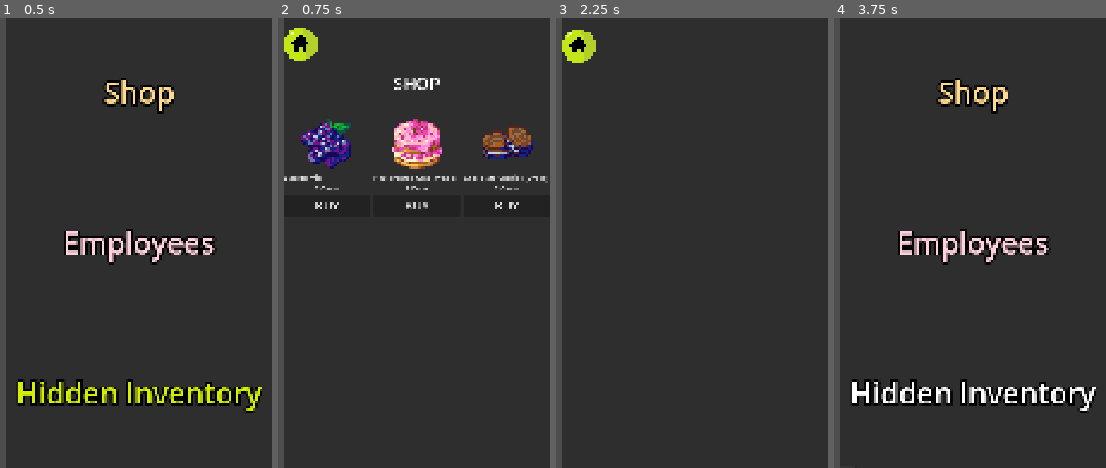
Above: before the commit, frames 1-4 (left to right).
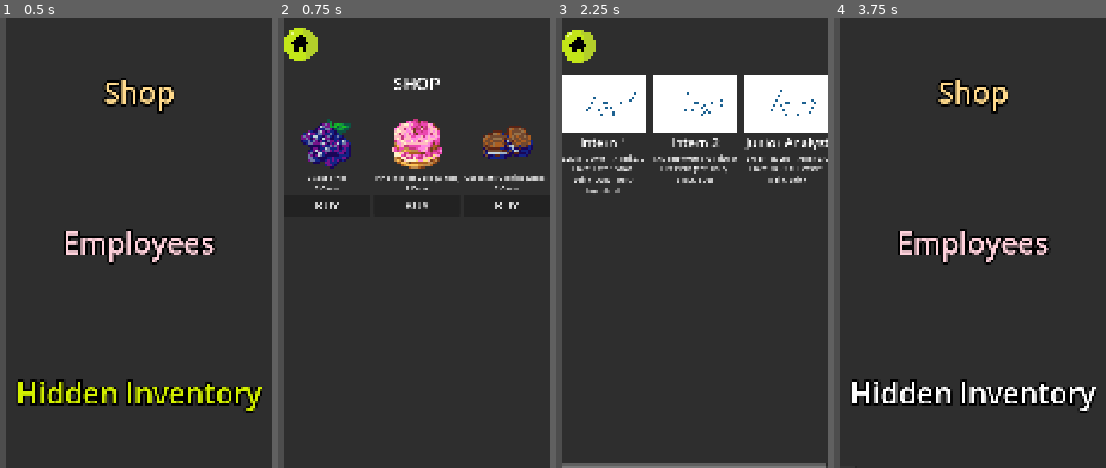
Above: after the commit, the same moments.

Repository: terebigeemu/usydjam
Game: Godot game, scene res://scenes/UI.tscn
Two runs of this game, one before a commit and one after it. Both use one fixed random seed, a clock stepped at 60 frames per second and the inputs below.
Inputs (mouse positions are in pixels of both pictures, inside the frame that each line leads up to):
- Up to frame 1 (0.5 s): no input
- Up to frame 2 (0.75 s): click "Shop" at 0.5 s
- Up to frame 3 (2.25 s): click (577, 45) at 1.25 s; click "Employees" at 2 s
- Up to frame 4 (3.75 s): click (855, 45) at 2.75 s; click "Hidden Inventory" at 3.5 s

Frame 1 is identical in both runs. In frame 2, 0.7% of the frame differs, in the area x 2-100%, y 34-37%; in frame 3, 15%, in the area x 2-100%, y 12-100%; in frame 4, nothing differs.

Commit message:
Employee Page works, needs connection

Diff:
--- /dev/null
+++ b/Data/EmployeeTable.csv
@@ -0,0 +1,20 @@
+NPC,Level,Affinity,Can promote you,Can Remove you,Percentage,Preferences,SeenStatus
+Intern 1,Employee,0,FALSE,FALSE,0.2,4,TRUE
+Intern 2,Employee,0,FALSE,FALSE,0.2,4,TRUE
+Intern 3 (CEOs son),Employee,0,TRUE,FALSE,0.2,4,FALSE
+Junior Analyst,Employee,0,FALSE,FALSE,0.2,4,TRUE
+Senior Analyst,Employee,0,TRUE,TRUE,0.2,4,FALSE
+Senior Analyst,Team Leader,0,FALSE,FALSE,0.1667,4,FALSE
+Lead Analyst,Team Leader,0,TRUE,TRUE,0.1667,3,FALSE
+Lead Marketing,Team Leader,0,FALSE,FALSE,0.1667,3,FALSE
+Lead Sales,Team Leader,0,FALSE,TRUE,0.1667,3,FALSE
+Lead Operations,Team Leader,0,FALSE,TRUE,0.1667,3,FALSE
+Lead Manager,Team Leader,0,TRUE,TRUE,0.1667,3,FALSE
+Lead Manager,Manager,0,FALSE,FALSE,0.25,3,FALSE
+Branch Manager,Manager,0,FALSE,TRUE,0.25,2,FALSE
+Region Manager,Manager,0,TRUE,TRUE,0.25,2,FALSE
+Head Manager,"Manager, C-Suite",0,TRUE,TRUE,0.25,2,FALSE
+COO,C-Suite,0,FALSE,TRUE,0.3,1,FALSE
+CTO,C-Suite,0,FALSE,TRUE,0.3,1,FALSE
+CFO,C-Suite,0,FALSE,TRUE,0.3,1,FALSE
+CEO,C-Suite,0,TRUE,TRUE,0.1,1,FALSE
--- /dev/null
+++ b/employees/branch_manager.tres
@@ -0,0 +1,14 @@
+[gd_resource type="Resource" script_class="EmployeeData" format=3 uid="uid://bfwkgol8vc5kq"]
+
+[ext_resource type="Texture2D" uid="uid://cd35v3u2u4t5x" path="res://assets/EmployeeTest.png" id="1_1q1ck"]
+[ext_resource type="Script" uid="uid://bjohfio4ovnil" path="res://scripts/employee_data.gd" id="2_u8n0v"]
+
+[resource]
+script = ExtResource("2_u8n0v")
+title = "Branch Manager"
+level = "Manager"
+death = true
+encounter = 0.25
+preferencecount = 2
+preferences = "Snack, Fruit"
+icon = ExtResource("1_1q1ck")
--- /dev/null
+++ b/employees/ceo.tres
@@ -0,0 +1,15 @@
+[gd_resource type="Resource" script_class="EmployeeData" format=3 uid="uid://b1aju2x1cjbi0"]
+
+[ext_resource type="Texture2D" uid="uid://cd35v3u2u4t5x" path="res://assets/EmployeeTest.png" id="1_7ksum"]
+[ext_resource type="Script" uid="uid://bjohfio4ovnil" path="res://scripts/employee_data.gd" id="2_v2nip"]
+
+[resource]
+script = ExtResource("2_v2nip")
+title = "CEO"
+level = "C-Suite"
+promotion = true
+death = true
+encounter = 0.1
+preferencecount = 1
+preferences = "Mild Sweet"
+icon = ExtResource("1_7ksum")
--- /dev/null
+++ b/employees/cfo.tres
@@ -0,0 +1,14 @@
+[gd_resource type="Resource" script_class="EmployeeData" format=3 uid="uid://dsatpgvwrpstg"]
+
+[ext_resource type="Texture2D" uid="uid://cd35v3u2u4t5x" path="res://assets/EmployeeTest.png" id="1_ihw3f"]
+[ext_resource type="Script" uid="uid://bjohfio4ovnil" path="res://scripts/employee_data.gd" id="2_8umd4"]
+
+[resource]
+script = ExtResource("2_8umd4")
+title = "CFO"
+level = "C-Suite"
+death = true
+encounter = 0.3
+preferencecount = 1
+preferences = "Sweet"
+icon = ExtResource("1_ihw3f")
--- /dev/null
+++ b/employees/coo.tres
@@ -0,0 +1,14 @@
+[gd_resource type="Resource" script_class="EmployeeData" format=3 uid="uid://44ks8r5k3qrk"]
+
+[ext_resource type="Texture2D" uid="uid://cd35v3u2u4t5x" path="res://assets/EmployeeTest.png" id="1_wuyy6"]
+[ext_resource type="Script" uid="uid://bjohfio4ovnil" path="res://scripts/employee_data.gd" id="2_egwey"]
+
+[resource]
+script = ExtResource("2_egwey")
+title = "COO"
+level = "C-Suite"
+death = true
+encounter = 0.3
+preferencecount = 1
+preferences = "Earthy"
+icon = ExtResource("1_wuyy6")
--- /dev/null
+++ b/employees/cto.tres
@@ -0,0 +1,14 @@
+[gd_resource type="Resource" script_class="EmployeeData" format=3 uid="uid://d0g2unnb2qxgn"]
+
+[ext_resource type="Texture2D" uid="uid://cd35v3u2u4t5x" path="res://assets/EmployeeTest.png" id="1_pp3im"]
+[ext_resource type="Script" uid="uid://bjohfio4ovnil" path="res://scripts/employee_data.gd" id="2_4wrky"]
+
+[resource]
+script = ExtResource("2_4wrky")
+title = "CTO"
+level = "C-Suite"
+death = true
+encounter = 0.3
+preferencecount = 1
+preferences = "Earthy"
+icon = ExtResource("1_pp3im")
--- /dev/null
+++ b/employees/head_manager.tres
@@ -0,0 +1,15 @@
+[gd_resource type="Resource" script_class="EmployeeData" format=3 uid="uid://cw4wuft2vagwh"]
+
+[ext_resource type="Texture2D" uid="uid://cd35v3u2u4t5x" path="res://assets/EmployeeTest.png" id="1_tm0pg"]
+[ext_resource type="Script" uid="uid://bjohfio4ovnil" path="res://scripts/employee_data.gd" id="2_yyqhm"]
+
+[resource]
+script = ExtResource("2_yyqhm")
+title = "Head Manager"
+level = "Manager, C-Suite"
+promotion = true
+death = true
+encounter = 0.25
+preferencecount = 2
+preferences = "Carbs, Pungent"
+icon = ExtResource("1_tm0pg")
--- /dev/null
+++ b/employees/intern_1.tres
@@ -0,0 +1,14 @@
+[gd_resource type="Resource" script_class="EmployeeData" format=3 uid="uid://d1gtdfl0vsfs"]
+
+[ext_resource type="Texture2D" uid="uid://cd35v3u2u4t5x" path="res://assets/EmployeeTest.png" id="1_82wfc"]
+[ext_resource type="Script" uid="uid://bjohfio4ovnil" path="res://scripts/employee_data.gd" id="2_4yxyu"]
+
+[resource]
+script = ExtResource("2_4yxyu")
+title = "Intern 1"
+level = "Employee"
+encounter = 0.2
+preferencecount = 4
+seenstatus = true
+preferences = "Bitter, Salad, Drink, Condiment/Ingredient"
+icon = ExtResource("1_82wfc")
--- /dev/null
+++ b/employees/intern_2.tres
@@ -0,0 +1,14 @@
+[gd_resource type="Resource" script_class="EmployeeData" format=3 uid="uid://brwhh1b7ebon7"]
+
+[ext_resource type="Texture2D" uid="uid://cd35v3u2u4t5x" path="res://assets/EmployeeTest.png" id="1_1eboh"]
+[ext_resource type="Script" uid="uid://bjohfio4ovnil" path="res://scripts/employee_data.gd" id="2_ptub2"]
+
+[resource]
+script = ExtResource("2_ptub2")
+title = "Intern 2"
+level = "Employee"
+encounter = 0.2
+preferencecount = 4
+seenstatus = true
+preferences = "Pungent, Dairy, Snack, Sour"
+icon = ExtResource("1_1eboh")
--- /dev/null
+++ b/employees/intern_3_(ceos_son).tres
@@ -0,0 +1,14 @@
+[gd_resource type="Resource" script_class="EmployeeData" format=3 uid="uid://cjh6fnmfqyngp"]
+
+[ext_resource type="Texture2D" uid="uid://cd35v3u2u4t5x" path="res://assets/EmployeeTest.png" id="1_admxj"]
+[ext_resource type="Script" uid="uid://bjohfio4ovnil" path="res://scripts/employee_data.gd" id="2_8fs4c"]
+
+[resource]
+script = ExtResource("2_8fs4c")
+title = "Intern 3 (CEOs son)"
+level = "Employee"
+promotion = true
+encounter = 0.2
+preferencecount = 4
+preferences = "Condiment/Ingredient, Neutral, Snack, Vegetable"
+icon = ExtResource("1_admxj")
--- /dev/null
+++ b/employees/junior_analyst.tres
@@ -0,0 +1,14 @@
+[gd_resource type="Resource" script_class="EmployeeData" format=3 uid="uid://b2bqimmhcfdxc"]
+
+[ext_resource type="Texture2D" uid="uid://cd35v3u2u4t5x" path="res://assets/EmployeeTest.png" id="1_nldgu"]
+[ext_resource type="Script" uid="uid://bjohfio4ovnil" path="res://scripts/employee_data.gd" id="2_8jfpr"]
+
+[resource]
+script = ExtResource("2_8jfpr")
+title = "Junior Analyst"
+level = "Employee"
+encounter = 0.2
+preferencecount = 4
+seenstatus = true
+preferences = "Neutral, Dessert, Dairy, Spicy"
+icon = ExtResource("1_nldgu")
--- /dev/null
+++ b/employees/lead_analyst.tres
@@ -0,0 +1,15 @@
+[gd_resource type="Resource" script_class="EmployeeData" format=3 uid="uid://djm62oml4autc"]
+
+[ext_resource type="Texture2D" uid="uid://cd35v3u2u4t5x" path="res://assets/EmployeeTest.png" id="1_6sfdf"]
+[ext_resource type="Script" uid="uid://bjohfio4ovnil" path="res://scripts/employee_data.gd" id="2_py2u6"]
+
+[resource]
+script = ExtResource("2_py2u6")
+title = "Lead Analyst"
+level = "Team Leader"
+promotion = true
+death = true
+encounter = 0.1667
+preferencecount = 3
+preferences = "Spicy, Sour, Minty"
+icon = ExtResource("1_6sfdf")
--- /dev/null
+++ b/employees/lead_manager.tres
@@ -0,0 +1,13 @@
+[gd_resource type="Resource" script_class="EmployeeData" format=3 uid="uid://1pdhnqfi2t4y"]
+
+[ext_resource type="Texture2D" uid="uid://cd35v3u2u4t5x" path="res://assets/EmployeeTest.png" id="1_a3w1n"]
+[ext_resource type="Script" uid="uid://bjohfio4ovnil" path="res://scripts/employee_data.gd" id="2_en0ft"]
+
+[resource]
+script = ExtResource("2_en0ft")
+title = "Lead Manager"
+level = "Manager"
+encounter = 0.25
+preferencecount = 3
+preferences = "Salad, Tangy, Creamy"
+icon = ExtResource("1_a3w1n")
--- /dev/null
+++ b/employees/lead_marketing.tres
@@ -0,0 +1,13 @@
+[gd_resource type="Resource" script_class="EmployeeData" format=3 uid="uid://c614puketydf3"]
+
+[ext_resource type="Texture2D" uid="uid://cd35v3u2u4t5x" path="res://assets/EmployeeTest.png" id="1_n7wh3"]
+[ext_resource type="Script" uid="uid://bjohfio4ovnil" path="res://scripts/employee_data.gd" id="2_lqo4y"]
+
+[resource]
+script = ExtResource("2_lqo4y")
+title = "Lead Marketing"
+level = "Team Leader"
+encounter = 0.1667
+preferencecount = 3
+preferences = "Dessert, Snack, Fruit"
+icon = ExtResource("1_n7wh3")
--- /dev/null
+++ b/employees/lead_operations.tres
@@ -0,0 +1,14 @@
+[gd_resource type="Resource" script_class="EmployeeData" format=3 uid="uid://bcdqh0mcbducn"]
+
+[ext_resource type="Texture2D" uid="uid://cd35v3u2u4t5x" path="res://assets/EmployeeTest.png" id="1_60ih8"]
+[ext_resource type="Script" uid="uid://bjohfio4ovnil" path="res://scripts/employee_data.gd" id="2_y1vhy"]
+
+[resource]
+script = ExtResource("2_y1vhy")
+title = "Lead Operations"
+level = "Team Leader"
+death = true
+encounter = 0.1667
+preferencecount = 3
+preferences = "Condiment/Ingredient, Earthy, Salad"
+icon = ExtResource("1_60ih8")
--- /dev/null
+++ b/employees/lead_sales.tres
@@ -0,0 +1,14 @@
+[gd_resource type="Resource" script_class="EmployeeData" format=3 uid="uid://cdx46rkyvencp"]
+
+[ext_resource type="Texture2D" uid="uid://cd35v3u2u4t5x" path="res://assets/EmployeeTest.png" id="1_m3pq4"]
+[ext_resource type="Script" uid="uid://bjohfio4ovnil" path="res://scripts/employee_data.gd" id="2_qgfv2"]
+
+[resource]
+script = ExtResource("2_qgfv2")
+title = "Lead Sales"
+level = "Team Leader"
+death = true
+encounter = 0.1667
+preferencecount = 3
+preferences = "Minty, Drink, Salty"
+icon = ExtResource("1_m3pq4")
--- /dev/null
+++ b/employees/region_manager.tres
@@ -0,0 +1,15 @@
+[gd_resource type="Resource" script_class="EmployeeData" format=3 uid="uid://d3vk7csauinks"]
+
+[ext_resource type="Texture2D" uid="uid://cd35v3u2u4t5x" path="res://assets/EmployeeTest.png" id="1_i80ep"]
+[ext_resource type="Script" uid="uid://bjohfio4ovnil" path="res://scripts/employee_data.gd" id="2_jfm8w"]
+
+[resource]
+script = ExtResource("2_jfm8w")
+title = "Region Manager"
+level = "Manager"
+promotion = true
+death = true
+encounter = 0.25
+preferencecount = 2
+preferences = "Vegetable, Savory"
+icon = ExtResource("1_i80ep")
--- /dev/null
+++ b/employees/senior_analyst.tres
@@ -0,0 +1,13 @@
+[gd_resource type="Resource" script_class="EmployeeData" format=3 uid="uid://d3qm2i7eus32j"]
+
+[ext_resource type="Texture2D" uid="uid://cd35v3u2u4t5x" path="res://assets/EmployeeTest.png" id="1_jynlj"]
+[ext_resource type="Script" uid="uid://bjohfio4ovnil" path="res://scripts/employee_data.gd" id="2_k5ir2"]
+
+[resource]
+script = ExtResource("2_k5ir2")
+title = "Senior Analyst"
+level = "Team Leader"
+encounter = 0.1667
+preferencecount = 4
+preferences = "Vegetable, Condiment/Ingredient, Pungent, Savory"
+icon = ExtResource("1_jynlj")
--- a/scenes/UI.tscn
+++ b/scenes/UI.tscn
@@ -4,6 +4,8 @@
 [ext_resource type="Script" uid="uid://bumd02qjvf6oq" path="res://scripts/shop_page.gd" id="2_5en4g"]
 [ext_resource type="Texture2D" uid="uid://daxeu2jb62n32" path="res://assets/HomeBtnSprite.png" id="2_ro3t7"]
 [ext_resource type="PackedScene" uid="uid://dxk7bln4rt0n5" path="res://scenes/shop_item_slot.tscn" id="3_ua6yw"]
+[ext_resource type="Script" uid="uid://wy22hl6qt8ns" path="res://scripts/employee_page.gd" id="5_75u2n"]
+[ext_resource type="PackedScene" uid="uid://bh8j711jxlgyh" path="res://scenes/employee_slot.tscn" id="6_3wlde"]
 
 [node name="UI" type="CanvasLayer" unique_id=1826785090]
 script = ExtResource("1_dj8aq")
@@ -24,7 +26,6 @@
 mouse_filter = 2
 
 [node name="MainMenu" type="VBoxContainer" parent="PanelContainer/MarginContainer" unique_id=176046976]
-visible = false
 layout_mode = 2
 mouse_filter = 2
 
@@ -105,6 +106,8 @@
 
 [node name="EmployeePage" type="VBoxContainer" parent="PanelContainer/MarginContainer" unique_id=1176839180]
 layout_mode = 2
+script = ExtResource("5_75u2n")
+employee_slot_scene = ExtResource("6_3wlde")
 
 [node name="TopBar" type="HBoxContainer" parent="PanelContainer/MarginContainer/EmployeePage" unique_id=1830381082]
 layout_mode = 2
@@ -124,4 +127,6 @@
 
 [node name="EGrid" type="GridContainer" parent="PanelContainer/MarginContainer/EmployeePage/EmployeeSection" unique_id=1907066367]
 layout_mode = 2
+theme_override_constants/h_separation = 20
+theme_override_constants/v_separation = 20
 columns = 6
--- /dev/null
+++ b/scenes/employee_slot.tscn
@@ -0,0 +1,26 @@
+[gd_scene format=3 uid="uid://bh8j711jxlgyh"]
+
+[ext_resource type="Script" uid="uid://bhma7pllcmtf7" path="res://scripts/employee_slot.gd" id="1_fqy7q"]
+
+[node name="EmployeeSlot" type="VBoxContainer" unique_id=1479440974]
+custom_minimum_size = Vector2(200, 300)
+offset_right = 200.0
+offset_bottom = 300.0
+script = ExtResource("1_fqy7q")
+
+[node name="IconRect" type="TextureRect" parent="." unique_id=1362136692]
+unique_name_in_owner = true
+layout_mode = 2
+
+[node name="TitleLabel" type="Label" parent="." unique_id=859677394]
+unique_name_in_owner = true
+layout_mode = 2
+theme_override_font_sizes/font_size = 30
+horizontal_alignment = 1
+
+[node name="InfoLabel" type="Label" parent="." unique_id=1141599933]
+unique_name_in_owner = true
+custom_minimum_size = Vector2(1, 1)
+layout_mode = 2
+horizontal_alignment = 1
+autowrap_mode = 2
--- a/scenes/shop_item_slot.tscn
+++ b/scenes/shop_item_slot.tscn
@@ -17,6 +17,7 @@
 [node name="NameLabel" type="Label" parent="." unique_id=1408852450]
 unique_name_in_owner = true
 layout_mode = 2
+horizontal_alignment = 1
 
 [node name="CostLabel" type="Label" parent="." unique_id=761312351]
 layout_mode = 2
--- /dev/null
+++ b/scripts/employee_data.gd
@@ -0,0 +1,15 @@
+extends Resource
+class_name EmployeeData
+
+@export var title: String = ""
+@export var level: String = ""
+@export var affinity: int = 0
+@export var promotion: bool = false
+@export var death: bool = false
+@export var encounter: float = 0.0
+@export var preferencecount: int = 0
+@export var seenstatus: bool = false
+
+# The two newly requested columns
+@export var preferences: String = ""
+@export var icon: Texture2D
--- /dev/null
+++ b/scripts/employee_page.gd
@@ -0,0 +1,38 @@
+extends Control
+
+@export var employee_slot_scene: PackedScene
+
+const EMP_FOLDER = "res://employees/"
+
+@onready var emp_grid = $EmployeeSection/EGrid
+
+var all_employees: Array[EmployeeData] = []
+
+func _ready():
+	load_employees()
+	populate_employee_board()
+
+func load_employees():
+	var files = DirAccess.get_files_at(EMP_FOLDER)
+
+	for file in files:
+		if file.ends_with(".tres") or file.ends_with(".tres.remap"):
+			var clean_name = file.replace(".remap", "")
+			var emp = load(EMP_FOLDER + clean_name) as EmployeeData
+
+			if emp != null:
+				all_employees.append(emp)
+
+func populate_employee_board():
+	for child in emp_grid.get_children():
+		child.queue_free()
+
+	# Spawn a slot ONLY for employees that have been encountered
+	for emp in all_employees:
+		# Check if the employee has been seen/encountered before spawning their slot
+		# (If you named the variable 'encountered' in your EmployeeData script,
+		# just change 'seenstatus' to 'encountered' here!)
+		if emp.seenstatus == true:
+			var new_slot = employee_slot_scene.instantiate()
+			emp_grid.add_child(new_slot)
+			new_slot.setup(emp)
--- /dev/null
+++ b/scripts/employee_slot.gd
@@ -0,0 +1,24 @@
+extends Control
+
+@onready var icon_rect = %IconRect
+@onready var title_label = %TitleLabel
+@onready var info_label = %InfoLabel
+
+var current_employee: EmployeeData
+
+func setup(emp_data: EmployeeData):
+	current_employee = emp_data
+
+	if emp_data.icon:
+		icon_rect.texture = emp_data.icon
+
+	title_label.text = emp_data.title
+
+	# Display a quick summary of their stats
+	var info_text = "Lvl: " + emp_data.level + " | Affinity: " + str(emp_data.affinity)
+	info_text += "\nLikes: " + emp_data.preferences
+
+	info_label.text = info_text
+
+	# Tooltip for extra hidden info
+	self.tooltip_text = "Encounter Rate: " + str(emp_data.encounter)
--- /dev/null
+++ b/scripts/import_employees.gd
@@ -0,0 +1,73 @@
+@tool
+extends EditorScript
+
+const SAVE_PATH = "res://employees/"
+const CSV_PATH = "res://data/EmployeeTable.csv"
+
+# Put all possible preference words here!
+const PREF_WORDS = [
+	"Sweet", "Sour", "Fruit", "Spicy", "Vegetable", "Dessert", "Pastry", "Drink", "Savory",
+	"Salty", "Snack", "Condiment/Ingredient", "Carbs", "Earthy", "Bitter", "Creamy", "Salad",
+	"Minty", "Mild Sweet", "Tangy", "Pungent", "Dairy", "Neutral"
+]
+
+func _run():
+	var file = FileAccess.open(CSV_PATH, FileAccess.READ)
+	if file == null:
+		print("Could not find CSV file!")
+		return
+
+	var headers = file.get_csv_line()
+	var count = 0
+
+	while not file.eof_reached():
+		var line = file.get_csv_line()
+
+		# Assuming minimum 8 columns from your list
+		if line.size() < 8 or line[0] == "":
+			continue
+
+		var emp = EmployeeData.new()
+		emp.title = line[0]
+		emp.level = line[1]
+		emp.affinity = line[2].to_int()
+
+		# Convert CSV strings (like "true", "TRUE", or "1") to booleans
+		emp.promotion = (line[3].to_lower() == "true" or line[3] == "1")
+		emp.death = (line[4].to_lower() == "true" or line[4] == "1")
+		emp.encounter = line[5].to_float()
+		emp.preferencecount = line[6].to_int()
+		emp.seenstatus = (line[7].to_lower() == "true" or line[7] == "1")
+
+		# --- RANDOM PREFERENCE LOGIC ---
+		var available_prefs = PREF_WORDS.duplicate()
+		available_prefs.shuffle() # Randomize the list
+
+		var chosen_prefs = []
+		# Loop based on the preference count, ensure we don't ask for more words than exist
+		var max_picks = min(emp.preferencecount, available_prefs.size())
+		for i in range(max_picks):
+			chosen_prefs.append(available_prefs[i])
+
+		# Join them together into a single string (e.g., "Coffee, Quiet, Money")
+		emp.preferences = ", ".join(chosen_prefs)
+
+		# --- PNG ICON LOGIC ---
+		# Assumes your icons are named after the employee title (e.g., "manager.png")
+		var clean_title = emp.title.to_lower().replace(" ", "_")
+		var icon_path = "res://assets/EmployeeTest/" + clean_title + ".png"
+
+		if ResourceLoader.exists(icon_path):
+			emp.icon = load(icon_path)
+		else:
+			# Fallback if no specific PNG is found
+			print("Warning: No PNG found for ", emp.title, ". Using default.")
+			if ResourceLoader.exists("res://assets/EmployeeTest.png"):
+				emp.icon = load("res://assets/EmployeeTest.png")
+
+		# Save the resource
+		var full_save_path = SAVE_PATH + clean_title + ".tres"
+		ResourceSaver.save(emp, full_save_path)
+		count += 1
+
+	print("Success! Generated ", count, " employees.")
Binary file added: Data/EmployeeTable.Affinity.translation
Binary file added: Data/EmployeeTable.Can Remove you.translation
Binary file added: Data/EmployeeTable.Can promote you.translation
Binary file added: Data/EmployeeTable.Level.translation
Binary file added: Data/EmployeeTable.Percentage.translation
Binary file added: Data/EmployeeTable.Preferences.translation
Binary file added: Data/EmployeeTable.SeenStatus.translation
Not shown, added: Data/EmployeeTable.csv.import
Binary file added: assets/Employee4.png
Not shown, added: assets/Employee4.png.import
Binary file added: assets/EmployeeTest.png
Not shown, added: assets/EmployeeTest.png.import
(and 4 more such lines)
